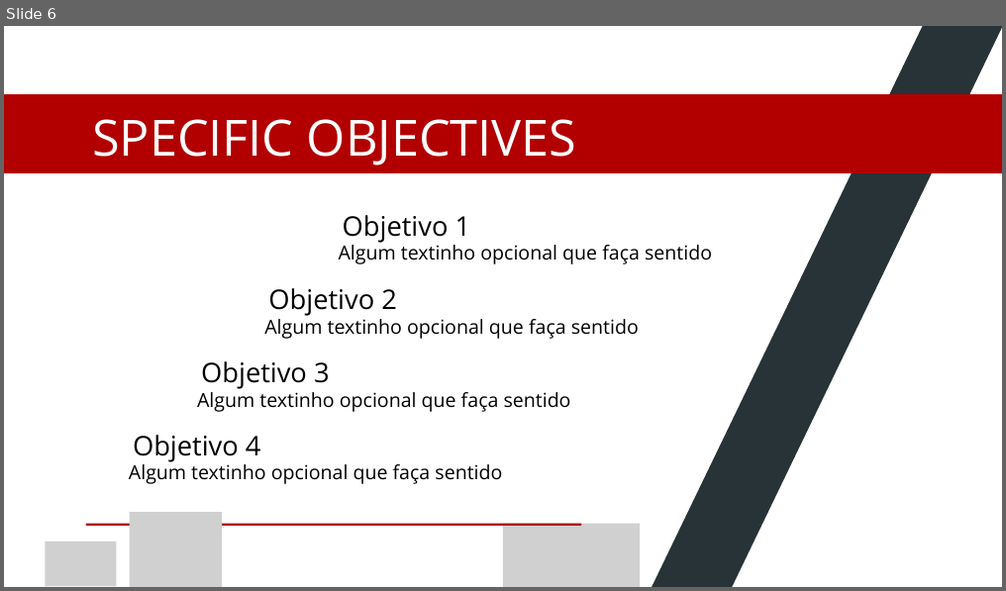
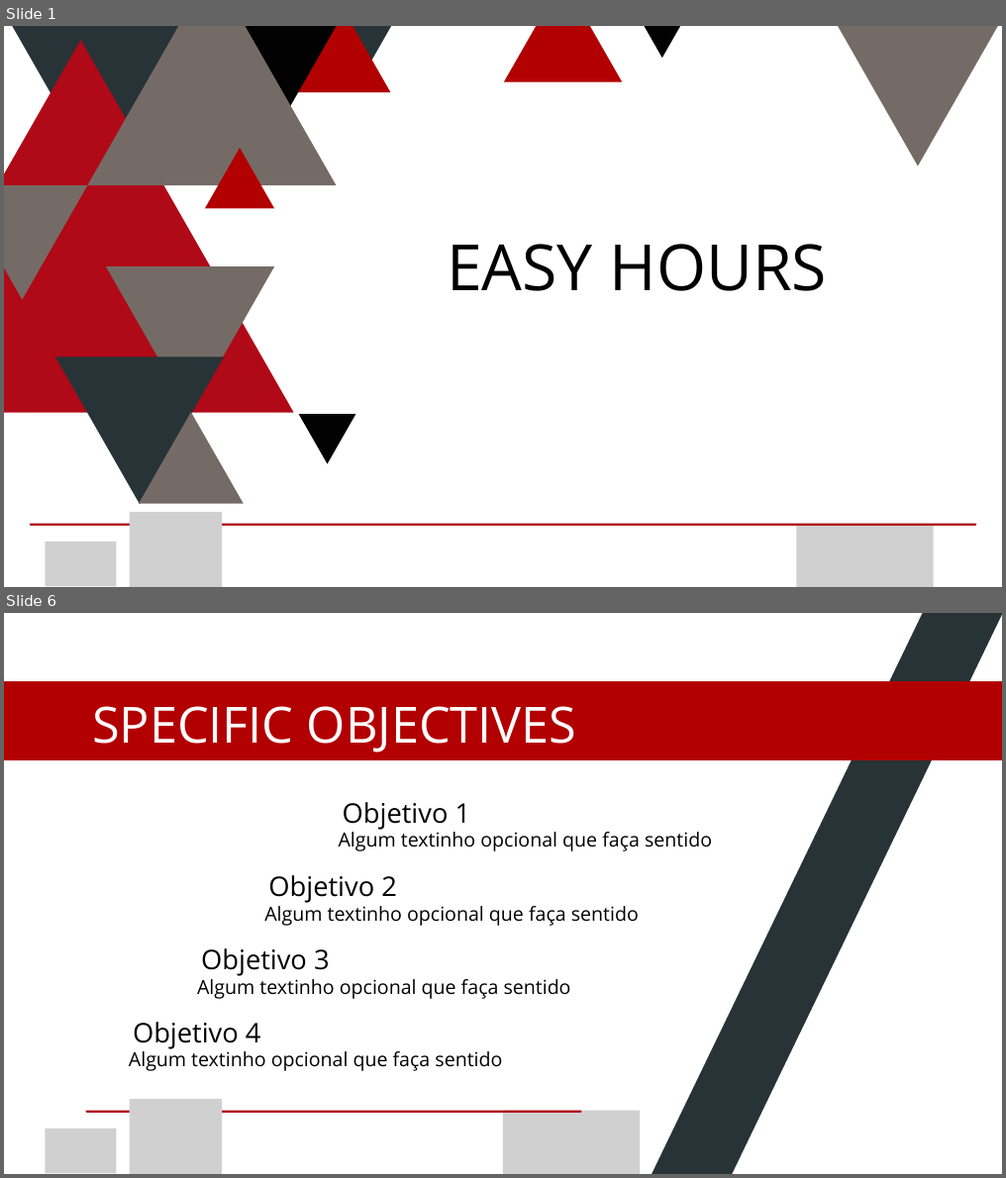
Before and after one commit to gabrielMendes21/tcc-etecZL, a slide deck: apresentacao/IBM Project - apresentacao.pptx. Shown one above the other, each under a label of ours: slide 6 before the commit, slides 1 and 6 after it; the slides between them are not shown. The pictures are 1006x591 and 1006x1178 pixels, drawn with LibreOffice and Linux fonts; fonts in the diff are those of the drawing; grey boxes stand for pictures; background and template pictures are left out. Boxes give left, top, right and bottom in pixels: in the first picture for what was removed or moved away, otherwise in the second. Text is boxed around its words. In the diff, an @@ line names an element or a change of style, - is before the commit and + after.

```diff
--- a/apresentacao/IBM Project - apresentacao.pptx
+++ b/apresentacao/IBM Project - apresentacao.pptx
@@ slide 1 added at (4,26,1002,587), background #FFFFFF @@
@@ freeform shape added at (4,40,294,413), fill #B00917 @@
@@ freeform shape added at (13,26,181,174), fill #283337 @@
@@ freeform shape added at (87,26,336,185), fill #756B66 @@
@@ freeform shape added at (205,26,337,141), fill #020202 @@
@@ freeform shape added at (294,26,391,92), fill #B20000 @@
@@ freeform shape added at (319,26,412,72), fill #283337 @@
@@ freeform shape added at (504,26,622,81), fill #B20000 @@
@@ freeform shape added at (645,26,680,58), fill #020202 @@
@@ freeform shape added at (834,26,1002,166), fill #756B66 @@
@@ freeform shape added at (205,148,274,208), fill #B20000 @@
@@ freeform shape added at (4,185,88,300), fill #756B66 @@
@@ text added at (447,244,828,291), 92 pt, text #000000 @@
+EASY HOURS
@@ freeform shape added at (106,267,274,414), fill #756B66 @@
@@ freeform shape added at (55,357,224,504), fill #283337 @@
@@ freeform shape added at (139,412,244,504), fill #756B66 @@
@@ freeform shape added at (298,414,355,465), fill #020202 @@
@@ line added from (31, 524) to (975, 524), #B00917 3 pt @@
@@ picture added at (130,512,222,587) @@
@@ picture added at (796,526,933,587) @@
@@ picture added at (45,542,116,586) @@
```
Also in this commit, not shown: 3 slides changed, 1 other slide added, 2 slides removed.
